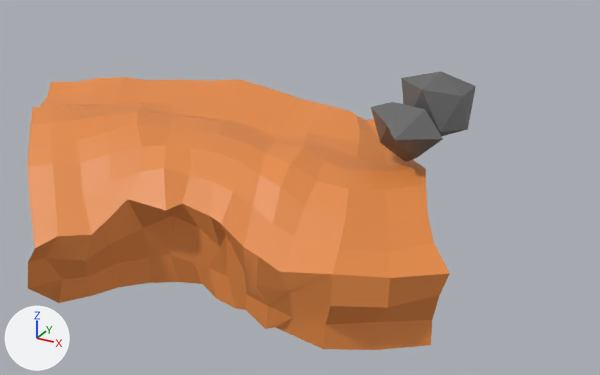
An edit to the FBX model Assets/Models/background2.fbx, drawn before and after from the same camera.
Camera for both pictures: a 50 mm camera at (0.636, -0.858, 0.646) aimed at (-0.082, 0.448, -0.007). The axes (+X, +Y, +Z) are drawn at lower left. The lights are the same throughout. Where no turn or scale is listed for an object, it has been applied to the vertices.

The first picture shows 'Rock.001', 'Rock.005', 'SandGround.001'.
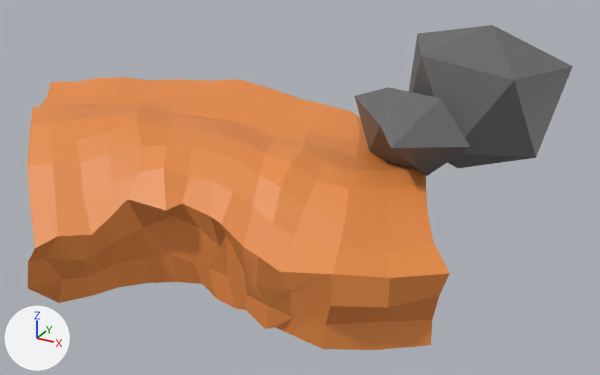
Diff of the bpy script that builds the scene:
```diff
--- a/Assets/Models/background2.fbx.py
+++ b/Assets/Models/background2.fbx.py
@@ ob_rock_005 @@
 ob_rock_005 = bpy.data.objects.new('Rock.005', me_icosphere_005)
-ob_rock_005.location = (0.13, 0.603, 0.149)
-ob_rock_005.rotation_euler = (-1.0, -0.378, -2.204)  # degrees (-57, -22, -126)
-ob_rock_005.scale = (0.0759, 0.0759, 0.0759)
+ob_rock_005.location = (0.184, 0.677, 0.151)
+ob_rock_005.rotation_euler = (-1.0, -0.378, -2.612)  # degrees (-57, -22, -150)
+ob_rock_005.scale = (0.165, 0.165, 0.165)
@@ ob_rock_001 @@
 ob_rock_001.rotation_euler = (-0.526, -1.428, 1.152)  # degrees (-30, -82, 66)
-ob_rock_001.scale = (0.0533, 0.0533, 0.0533)
+ob_rock_001.scale = (0.0841, 0.0841, 0.0841)
```

Location of each change, (x1, y1, x2, y2) in pixels of the pictures (600 x 375 px):
'Rock.005', moved, turned, rescaled
    before: (401, 71, 476, 136)
    after: (409, 25, 573, 168)
'Rock.001', rescaled (59% wider, 48% taller)
    before: (371, 102, 443, 162)
    after: (355, 87, 470, 176)
